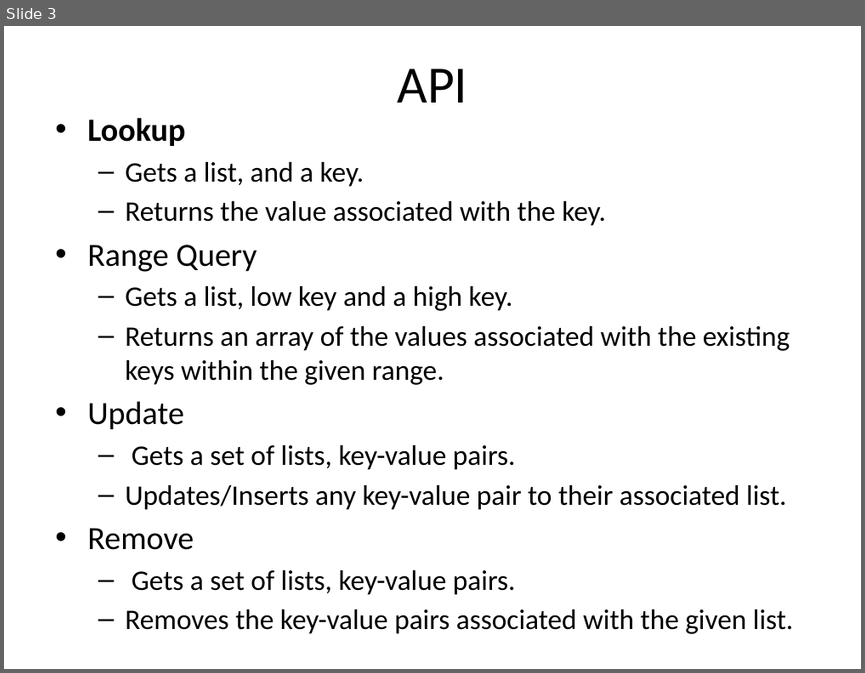
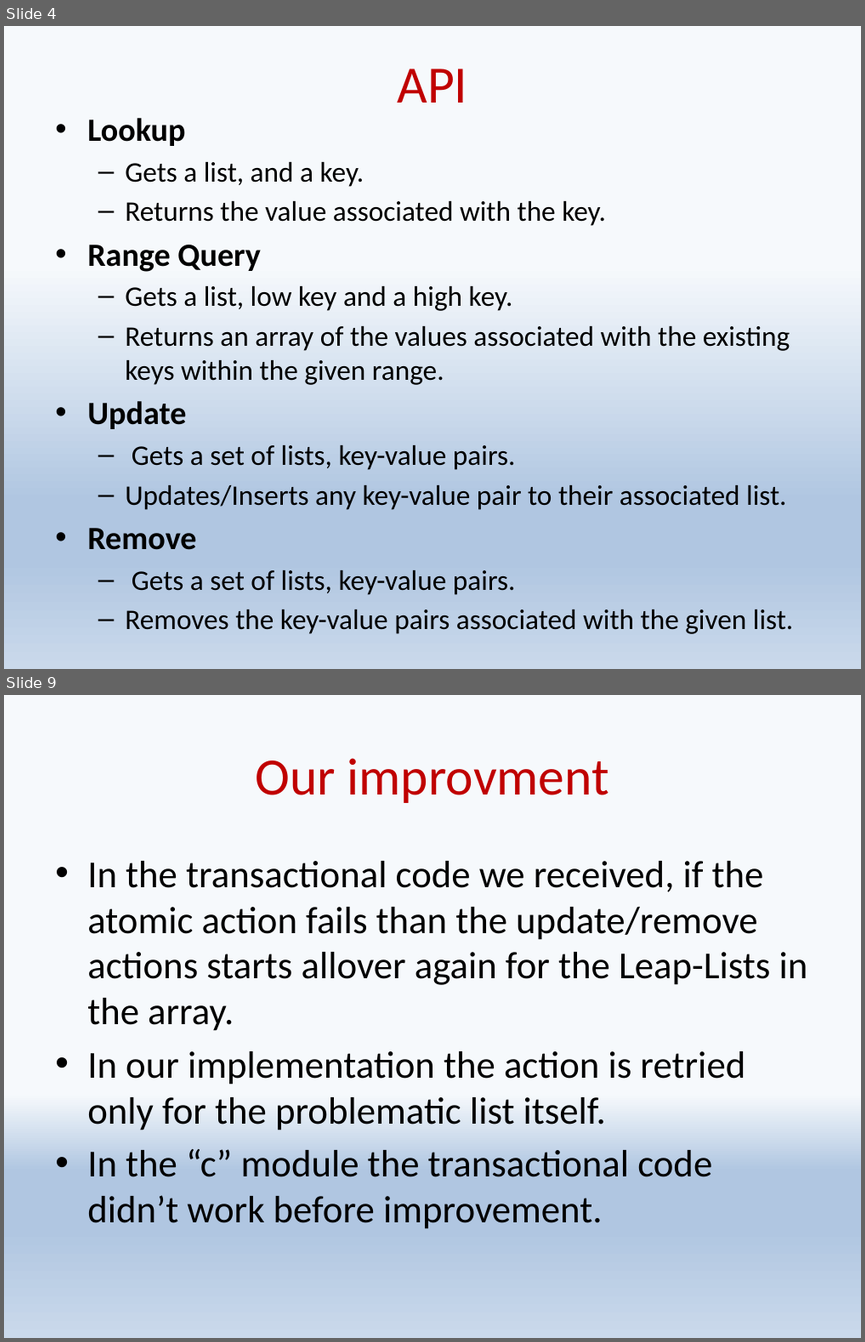
Before and after one commit to shaypele/LeapList, a slide deck: Leaplist.pptx. Shown one above the other, each under a label of ours: slide 3 before the commit, slides 4 and 9 after it; the slides between them are not shown. The pictures are 865x673 and 865x1342 pixels, drawn with LibreOffice and Linux fonts; fonts in the diff are those of the drawing. Boxes give left, top, right and bottom in pixels: in the first picture for what was removed or moved away, otherwise in the second. Text is boxed around its words. In the diff, an @@ line names an element or a change of style, - is before the commit and + after.

```diff
--- a/Leaplist.pptx
+++ b/Leaplist.pptx
@@ slide 9 added at <box>4,695,861,1338</box>, background gradient #F6F9FC to #B0C6E1 to #CAD9EB @@
@@ title added at <box>255,758,609,803</box>, 44 pt, text #C00000 @@
+Our improvment
@@ text added at <box>87,861,808,1229</box>, 32 pt, text #000000 @@
+• In the transactional code we received, if the atomic action fails than the update/remove actions starts allover again for the Leap-Lists in the array.
+• In our implementation the action is retried only for the problematic list itself.
+• In the “c” module the transactional code didn’t work before improvement.
@@ what was slide 3 is now slide 4 @@
@@ slide 4 changed as well @@
@@ background #FFFFFF to gradient #F6F9FC to #B0C6E1 to #CAD9EB @@
@@ title "API" at <box>397,68,467,102</box>: text colour #000000 to #C00000 @@
@@ text at <box>87,244,260,550</box>: bold on in "Range Query", "Update", "Remove" @@
```
Also in this commit, not shown: 2 other slides changed, 7 other slides added, 1 other file.
